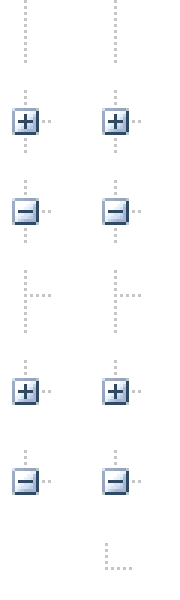
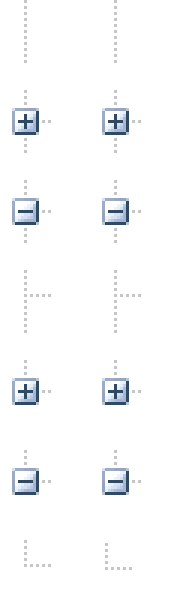
Before/after of a 180px x 600px layered artwork. What changed in the layer stack:
added layer "叉-尾 副本 2" above "叉-尾" over [24, 540, 51, 567]
